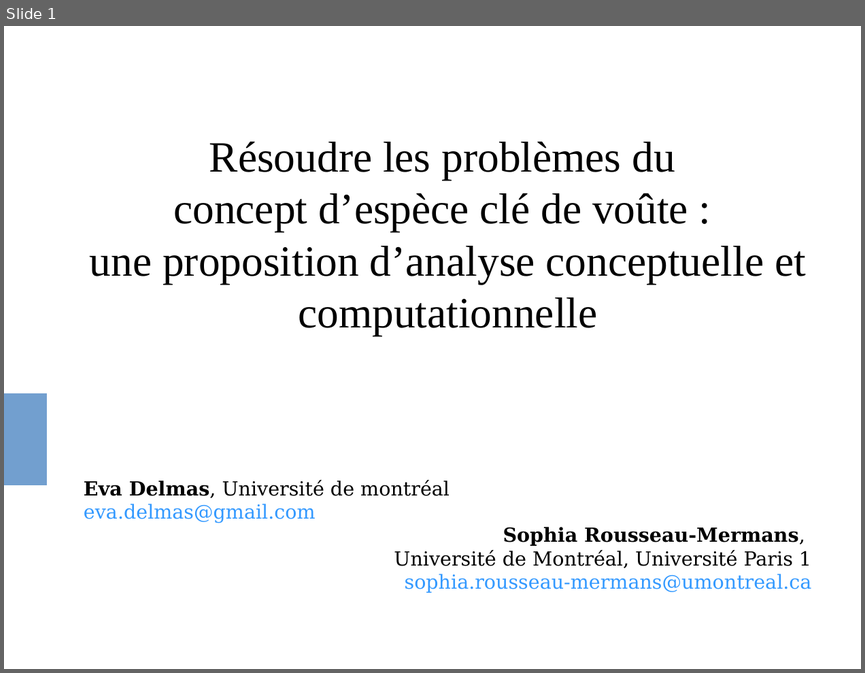
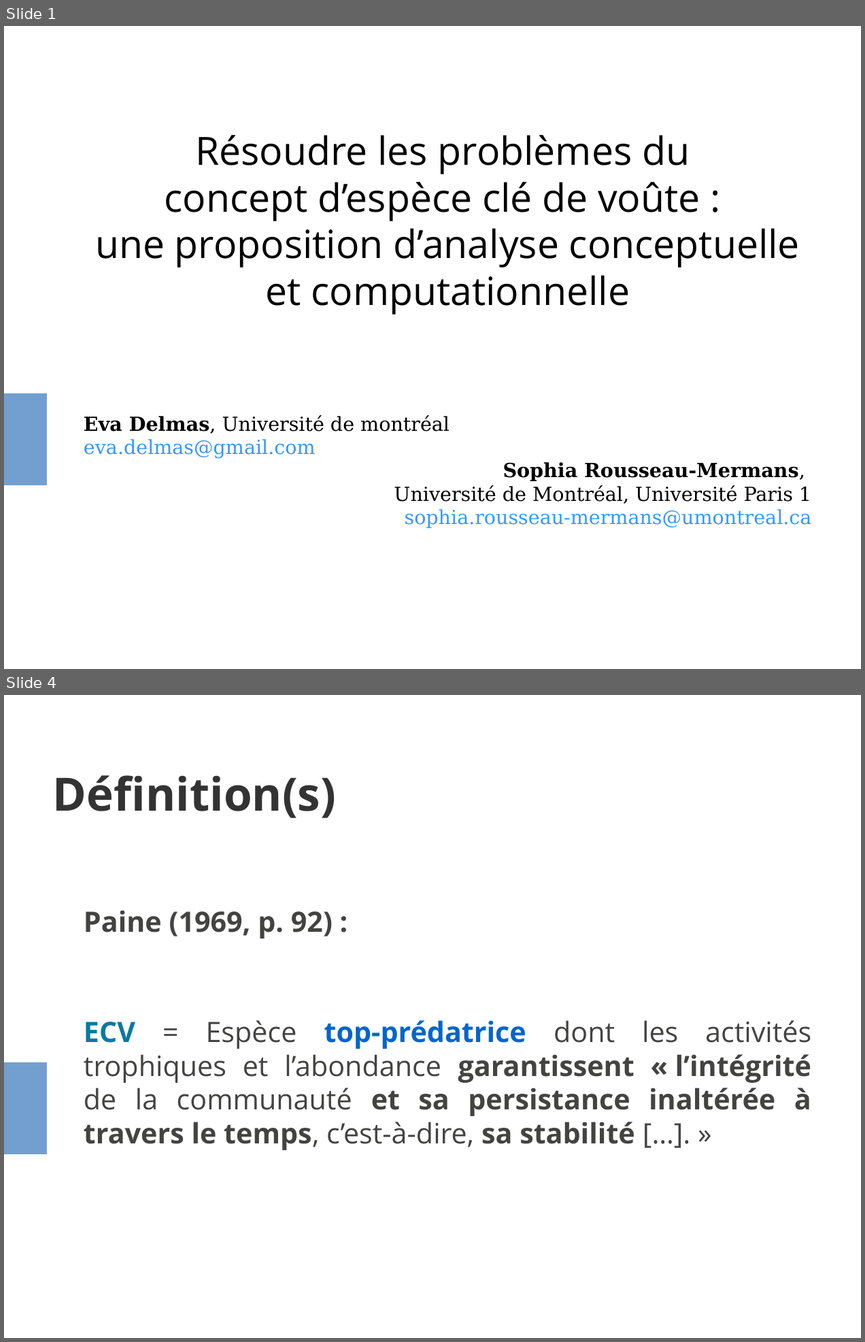
Before and after one commit to evadelmas/keystone_concept, a slide deck: presentation_LEIPS.odp. Shown one above the other, each under a label of ours: slide 1 before the commit, slides 1 and 4 after it; the slides between them are not shown. The pictures are 865x673 and 865x1342 pixels, drawn with LibreOffice and Linux fonts; fonts in the diff are those of the drawing. Boxes give left, top, right and bottom in pixels: in the first picture for what was removed or moved away, otherwise in the second. Text is boxed around its words. In the diff, an @@ line names an element or a change of style, - is before the commit and + after.

```diff
--- a/presentation_LEIPS.odp
+++ b/presentation_LEIPS.odp
@@ slide 4 added at (4, 695, 861, 1338), background #FFFFFF; not listed: 1 template element that a slide beside it also shows @@
@@ title added at (53, 775, 336, 818), 42.5 pt, text #333333, bold @@
+Définition(s)
@@ text added at (84, 910, 811, 1150), 26 pt, text #434342, bold @@
+Paine (1969, p. 92) :
+ECV = Espèce top-prédatrice dont les activités trophiques et l’abondance garantissent « l’intégrité de la communauté et sa persistance inaltérée à travers le temps, c’est-à-dire, sa stabilité […]. »
@@ slide 1 changed as well @@
@@ subtitle at (95, 135, 800, 314): size 40 to 36 pt, font Times New Roman to Open Sans in "Résoudre les problèmes du", "concept d’espèce clé de voûte :", "une proposition d’analyse conceptuelle et computationnelle" @@
```
Also in this commit, not shown: 6 other slides added, 1 other file.
